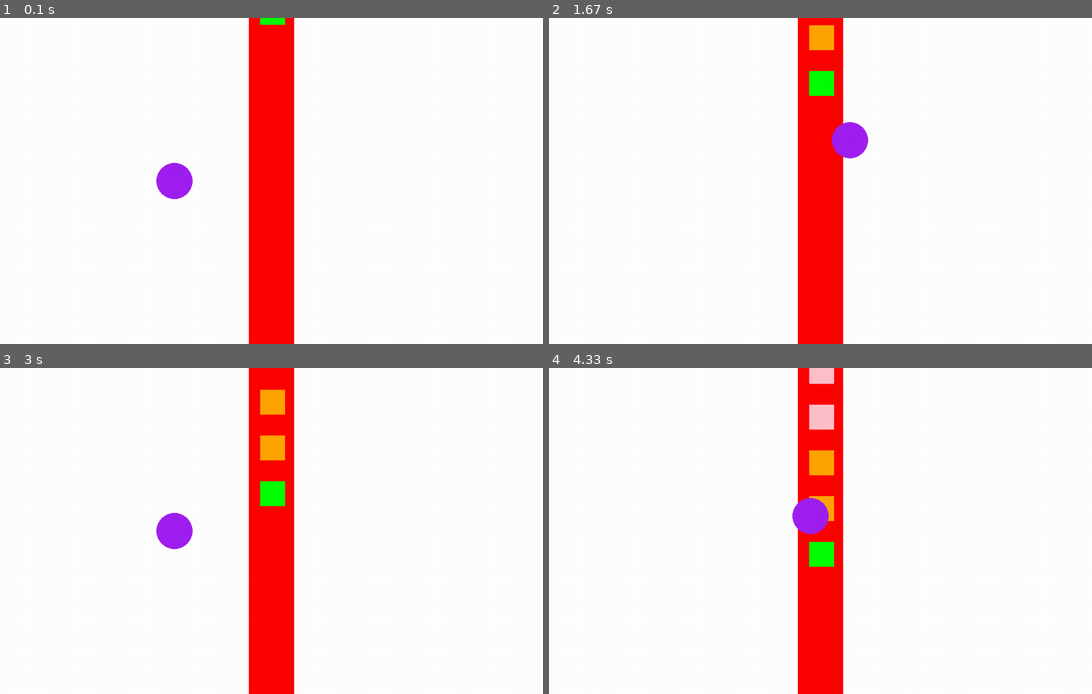
Above: before the commit, frames 1-4 (two rows, left to right).
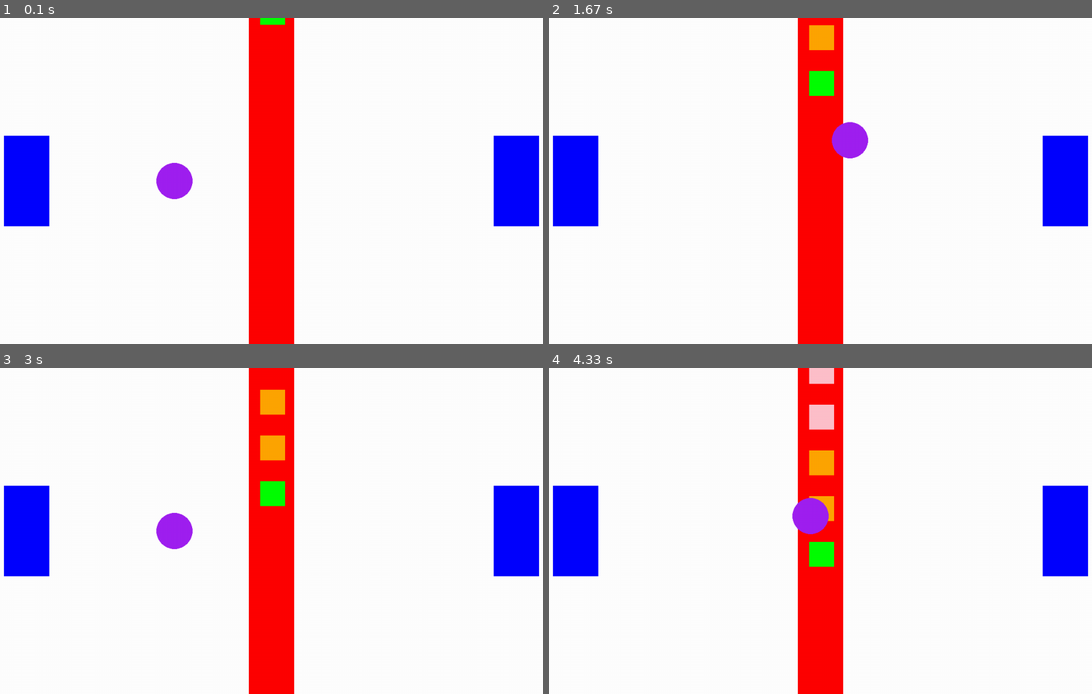
Above: after the commit, the same moments.

Repository: michlima/pygame-project
Game: pygame game, started from main.py
Same seed, same stepped clock (60 frames per second), same inputs: the game is played once before the commit and once after it.
Inputs:
- Up to frame 1 (0.1 s): no input
- Up to frame 2 (1.67 s): hold D 0.33-0.8 s; hold W 0.83-1.13 s; hold D 1.17-1.63 s
- Up to frame 3 (3 s): hold A 1.67-2.2 s; hold S 2.23-2.53 s; hold A 2.57-2.97 s
- Up to frame 4 (4.33 s): hold W 3-3.37 s; hold D 3.4-4.03 s; hold S from 4.07 s (still down)

The runs differ from the first frame. In frame 1, 4.7% of the frame differs, in the area x 0-100%, y 35-65%; in frame 2, 4.7%; in frame 3, 4.7%; in frame 4, 4.7%.

Commit message:
I have added 2 boxendpoint shapes on each side

Diff:
--- a/main.py
+++ b/main.py
@@ -30,6 +30,15 @@
             break
     return {"newQueue": newBoxes, "boxPicked": removedBox}
 
+#create a boxendpoint on the left side of screen
+def boxendpoint_left(screen_left):
+    endpoint_left= pygame.draw.rect(screen_left, "blue", pygame.Rect(50, screen_left.get_height() / 2 - 100, 100, 200))
+    return endpoint_left
+
+#create a boxendpoint on the right side of screen
+def boxendpoint_right(screen_right):
+    endpoint_right= pygame.draw.rect(screen_right, "blue", pygame.Rect(screen_right.get_width() - 150, screen_right.get_height() / 2 - 100, 100, 200))
+    return endpoint_right
 
 def main():
     pygame.init()
@@ -46,6 +55,11 @@
         screen.fill("white")
         ## draw coveyer table
         drawConveyer(screen)
+
+        boxendpoint_leftside = boxendpoint_left(screen)
+        boxendpoint_rightside = boxendpoint_right(screen)
+
+
         count +=1
 
         ## creates boxes every 100 frames if boxes can fit in conveyer belt
